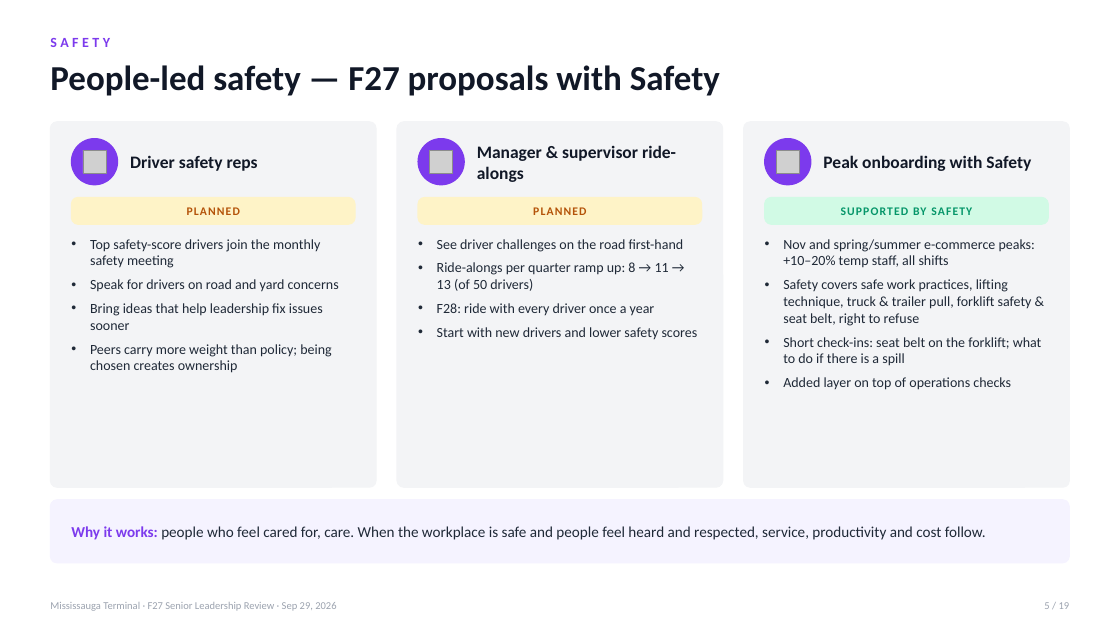
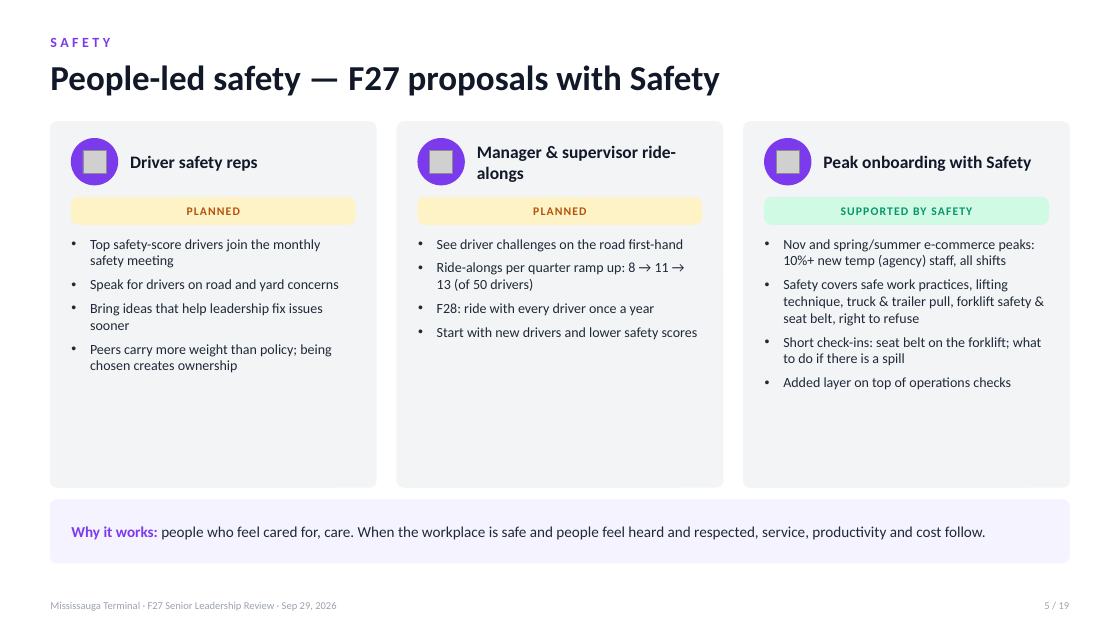
Before and after one commit to FuoriclasseX/mississauga-terminal-f26-cost-transformation-dashboard, a slide deck: slide 5 of presentation/Mississauga_F27_Leadership_Review_Sep29.pptx. Drawn at 1120x630 pixels with LibreOffice and Linux fonts; fonts in the diff are those of the drawing; grey boxes stand for pictures. Boxes give left, top, right and bottom in pixels: in the first picture for what was removed or moved away, otherwise in the second. Text is boxed around its words. In the diff, an @@ line names an element or a change of style, - is before the commit and + after.

```diff
--- a/presentation/Mississauga_F27_Leadership_Review_Sep29.pptx
+++ b/presentation/Mississauga_F27_Leadership_Review_Sep29.pptx
@@ text at (783,239,1035,268): text changed @@
-• Nov and spring/summer e-commerce peaks: +10–20% temp staff, all shifts
+• Nov and spring/summer e-commerce peaks: 10%+ new temp (agency) staff, all shifts
```
Also in this commit, not shown: 2 other files.
